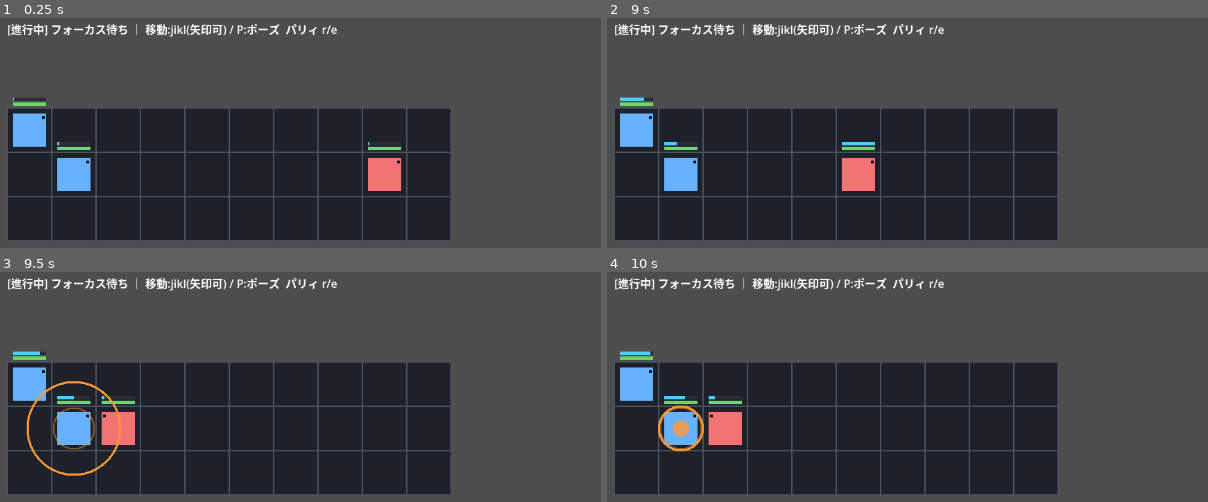
Above: before the commit, frames 1-4 (two rows, left to right).
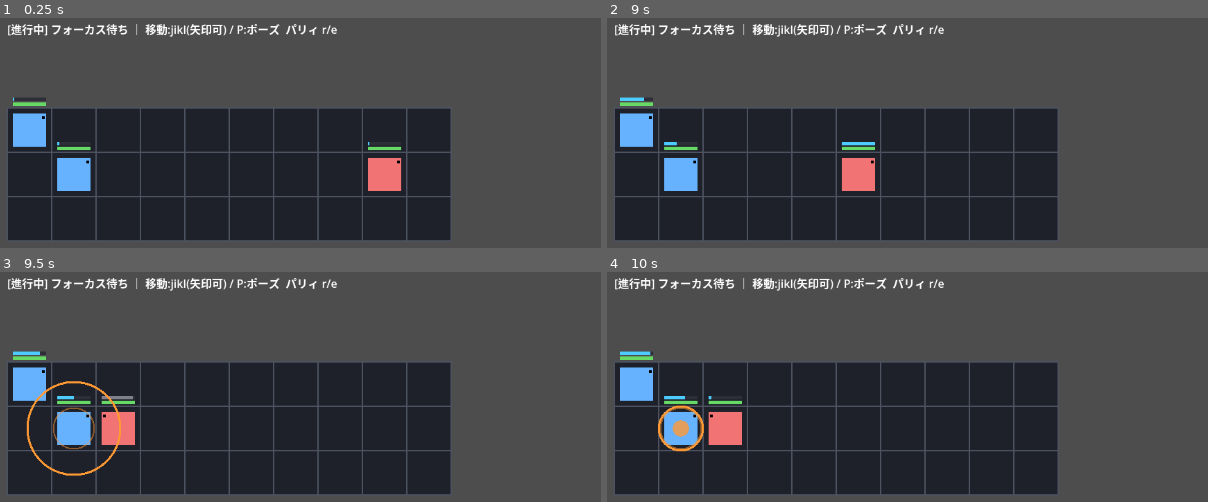
Above: after the commit, the same moments.

Repository: kyamamoto5963/5001_KeyInputGame
Game: Godot game, scene res://scenes/battle/battle.tscn
Same seed, same stepped clock (60 frames per second), same inputs: the game is played once before the commit and once after it.
Inputs:
- Up to frame 1 (0.25 s): no input
- Up to frame 2 (9 s): tap Enter (confirm) at 0.5, 1.25, 1.35, 2, 2.75, 3.5, 5 s; hold Right (move_right) 0.53-1.28 s; tap W (end_turn) at 0.6, 1.55, 2.1, 3.05, 3.8, 4.55, 5.3, 6.05, 6.8, 7.55, 8.3 s; tap Space at 0.77, 1.52, 3.02, 3.77, 4.52, 6.02, 6.77, 7.52 s; hold Down (move_down) 1.28-2.03 s; hold Right (move_right) 2.03-2.78 s; hold Up (move_up) 2.78-3.53 s; tap Q (face) at 2.85 s; hold Left (move_left) 3.53-5.03 s; tap R (parry_attack) at 3.6 s; tap Escape (cancel) at 4.15 s; tap I at 4.35 s; hold Down (move_down) 5.03-5.78 s; tap K at 5.1 s; hold Right (move_right) 5.78-6.53 s; tap J at 5.85 s; hold Up (move_up) 6.53-7.28 s; tap L at 6.6 s; hold Right (move_right) 7.28-8.03 s; tap H at 7.35 s; hold Down (move_down) 8.03-8.78 s; tap Keypad Enter at 8.1 s; hold Left (move_left) from 8.78 s (still down); tap Backspace at 8.85 s
- Up to frame 3 (9.5 s): keep holding Left (move_left); tap Space at 9.02 s; tap W (end_turn) at 9.05 s
- Up to frame 4 (10 s): release Left (move_left) at 9.53 s; hold Up (move_up) from 9.53 s (still down); tap 1 at 9.6 s; tap Space at 9.77 s; tap W (end_turn) at 9.8 s

Frames 1-2 are identical in both runs. In frame 3, less than 0.1% of the frame differs, in the area x 16-23%, y 53-56%; in frame 4, less than 0.1%.

Commit message:
feat(battle): スキル後の硬直(RECOVER)＝アクション中はATBを止めて待機
要望対応。スキル発動後、アクション再生時間ぶん硬直し、その間ATBを蓄積しない
（=アクション中は待機）。硬直明けでウェイトに戻り0%から蓄積。スモーク4種PASS。

- SkillData: recover_time（硬直＝アクション再生時間。§6「発動時間」）を追加。
  slash0.4/helm0.8/staff0.4/fireball0.7/tackle0.5。
- BattleUnit: recover_left/recover_total を追加（RECOVER状態は列挙済み）。
- ATBSystem: reset_after_turn を begin_recover（スキル使用→RECOVER・ATB停止）と
  reset_pass（パス→WAIT・20%・硬直なし）に分割。advance はRECOVER中ATBを止め、
  明けたらWAITへ。
- BattleManager: _perform_skill の最後で使用者を begin_recover。味方は _execute、
  敵は take_turn 後に未使用ならパス。フォーカス後始末は _clear_focus に分離。
- battle.gd: 硬直中はATBバーを灰色の進捗で表示（アクション再生＝ATB停止が見える）。

tests/skill_turn_smoke: スキル後はRECOVERでATB0、硬直中は溜まらない、硬直明けで
再フォーカスを検証。

Co-Authored-By: Claude Opus 4.8 <noreply@anthropic.com>

Diff:
--- a/dev/data/skills/fireball.tres
+++ b/dev/data/skills/fireball.tres
@@ -12,6 +12,7 @@
 id = &"fireball"
 display_name = "ファイアボール"
 range = 3
+recover_time = 0.7
 mana_cost = 4
 cooltime = 3.0
 parry_kind = 1
--- a/dev/data/skills/helm_split.tres
+++ b/dev/data/skills/helm_split.tres
@@ -11,6 +11,7 @@
 script = ExtResource("2_4fkmv")
 id = &"helm_split"
 display_name = "兜割"
+recover_time = 0.8
 mana_cost = 3
 cooltime = 4.0
 effects = Array[ExtResource("1_rki1k")]([SubResource("Resource_4fwm5")])
--- a/dev/data/skills/slash.tres
+++ b/dev/data/skills/slash.tres
@@ -11,5 +11,6 @@
 script = ExtResource("2_xdkah")
 id = &"slash"
 display_name = "斬りつけ"
+recover_time = 0.4
 cooltime = 1.0
 effects = Array[ExtResource("1_q5137")]([SubResource("Resource_h77mp")])
--- a/dev/data/skills/staff.tres
+++ b/dev/data/skills/staff.tres
@@ -11,5 +11,6 @@
 script = ExtResource("2_ny8vd")
 id = &"staff"
 display_name = "杖打ち"
+recover_time = 0.4
 cooltime = 1.0
 effects = Array[ExtResource("1_w5gkn")]([SubResource("Resource_wu4t5")])
--- a/dev/scenes/battle/battle.gd
+++ b/dev/scenes/battle/battle.gd
@@ -219,12 +219,16 @@
 		draw_rect(Rect2(base + Vector2(1, 1), Vector2(CELL_PX - 2, CELL_PX - 2)),
 			Color(1.0, 0.3, 0.3), false, 4.0 if is_cur else 1.5)
 
-	# ATBバー（上）
+	# ATBバー（上）。硬直中はアクション再生＝ATB停止を灰色の進捗で示す。
 	var atb_bg := Rect2(base + Vector2(m, -ATB_BAR_H - HP_BAR_H - 5.0), Vector2(CELL_PX - 2.0 * m, ATB_BAR_H))
 	draw_rect(atb_bg, Color(0.18, 0.18, 0.22), true)
-	var atb_ratio := clampf(unit.atb / BattleUnit.ATB_FULL, 0.0, 1.0)
-	var atb_col := Color(0.3, 0.8, 1.0) if unit.state == BattleUnit.State.WAIT else Color(1.0, 0.85, 0.3)
-	draw_rect(Rect2(atb_bg.position, Vector2(atb_bg.size.x * atb_ratio, atb_bg.size.y)), atb_col, true)
+	if unit.state == BattleUnit.State.RECOVER:
+		var rec := 0.0 if unit.recover_total <= 0.0 else 1.0 - unit.recover_left / unit.recover_total
+		draw_rect(Rect2(atb_bg.position, Vector2(atb_bg.size.x * rec, atb_bg.size.y)), Color(0.5, 0.5, 0.55), true)
+	else:
+		var atb_ratio := clampf(unit.atb / BattleUnit.ATB_FULL, 0.0, 1.0)
+		var atb_col := Color(0.3, 0.8, 1.0) if unit.state == BattleUnit.State.WAIT else Color(1.0, 0.85, 0.3)
+		draw_rect(Rect2(atb_bg.position, Vector2(atb_bg.size.x * atb_ratio, atb_bg.size.y)), atb_col, true)
 
 	# HPバー（ATBの下）
 	var hp_bg := Rect2(base + Vector2(m, -HP_BAR_H - 3.0), Vector2(CELL_PX - 2.0 * m, HP_BAR_H))
--- a/dev/scripts/atb_system.gd
+++ b/dev/scripts/atb_system.gd
@@ -27,8 +27,15 @@
 	if dt <= 0.0:
 		return
 	for unit in _units:
+		if unit.state == BattleUnit.State.RECOVER:
+			# 硬直中は ATB を止める（=アクション中は待機）。明けたらウェイトへ。
+			unit.recover_left -= dt
+			if unit.recover_left <= 0.0:
+				unit.recover_left = 0.0
+				unit.set_state(BattleUnit.State.WAIT)
+			continue
 		if unit.state != BattleUnit.State.WAIT:
-			continue  # アクティブ/行動中/死亡などは蓄積しない
+			continue  # アクティブ/死亡などは蓄積しない
 		unit.atb = minf(BattleUnit.ATB_FULL, unit.atb + unit.atb_speed * dt)
 		if unit.atb >= BattleUnit.ATB_FULL:
 			unit.atb = BattleUnit.ATB_FULL
@@ -36,8 +43,18 @@
 			unit_became_active.emit(unit)
 
 
-## 行動を終えたユニットをウェイトへ戻す。ATB再開位置は終わり方で変わる（§1.5）。
-## used_skill: スキルを使った=0%から / 使わず終了(パス)=20%から。
-func reset_after_turn(unit: BattleUnit, used_skill: bool) -> void:
-	unit.atb = 0.0 if used_skill else PASS_RESTART * BattleUnit.ATB_FULL
+## スキルを使ったユニットを硬直（RECOVER）へ。ATBは0でこの間止まり、明けてからWAITで蓄積開始（§1.5）。
+## recover_time<=0 なら即WAIT（0%から蓄積）。
+func begin_recover(unit: BattleUnit, recover_time: float) -> void:
+	unit.atb = 0.0
+	unit.recover_total = maxf(0.0, recover_time)
+	unit.recover_left = unit.recover_total
+	unit.set_state(BattleUnit.State.RECOVER if unit.recover_left > 0.0 else BattleUnit.State.WAIT)
+
+
+## スキル未使用で終了（パス）したユニットをウェイトへ。硬直なし・次ATBは20%から（§1.5）。
+func reset_pass(unit: BattleUnit) -> void:
+	unit.atb = PASS_RESTART * BattleUnit.ATB_FULL
+	unit.recover_left = 0.0
+	unit.recover_total = 0.0
 	unit.set_state(BattleUnit.State.WAIT)
--- a/dev/scripts/battle_manager.gd
+++ b/dev/scripts/battle_manager.gd
@@ -75,7 +75,8 @@
 		# 敵: その場で1ターンを完結（接近→攻撃 or パス）。判断はこの満了の瞬間だけ（§8）。
 		enemy_turn.emit(unit)
 		var used := ai.take_turn(unit, units, grid, skill, rng, _perform_skill)
-		atb.reset_after_turn(unit, used)  # 攻撃した=0% / パス=20%
+		if not used:
+			atb.reset_pass(unit)  # パス=20%（スキル使用時の硬直は _perform_skill が設定済み）
 		_check_battle_end()
 
 
@@ -155,20 +156,22 @@
 	targets = []
 
 
-## 行動終了（パス・`w`）。スキル未使用なので used_skill=false（次ATB 20%・§1.5）。
+## 行動終了（パス・`w`）。スキル未使用 → 硬直なし・次ATB 20%（§1.5）。
 func end_turn() -> void:
 	if not _can_command():
 		return
-	_end_focus_turn(false)
+	var ending := focus
+	_clear_focus()
+	atb.reset_pass(ending)
 
 
 func _execute(slot: int, target: BattleUnit) -> void:
-	_perform_skill(focus, slot, target)
-	# スキルを使ったターン → ATB 0% で終了（§1.5）。
-	_end_focus_turn(true)
-
-
-## スキル発動の共通経路（味方・敵とも）。コストを確定し、効果を即時 or パリィ予告つきで放つ。
+	_perform_skill(focus, slot, target)  # ここで使用者は硬直(RECOVER)に入る
+	_clear_focus()
+
+
+## スキル発動の共通経路（味方・敵とも）。コストを確定し、効果を即時 or パリィ予告つきで放ち、
+## 使用者を硬直（RECOVER）へ。硬直中はATBが止まる（=アクション中は待機・§1.5）。
 ## 敵→味方の攻撃だけ予告（パリィ可能）にする。味方の攻撃や回復は即時（敵はパリィしない）。
 func _perform_skill(caster: BattleUnit, slot: int, target: BattleUnit) -> void:
 	var sdata := skill.slot_skill(caster, slot)
@@ -178,6 +181,7 @@
 	else:
 		skill.apply_effects(caster, sdata, target, grid)
 		_check_battle_end()
+	atb.begin_recover(caster, sdata.recover_time)
 
 
 ## パリィ入力（kind=SkillData.ParryKind）。独立リアルタイムなのでターン状態に関係なく走る。
@@ -200,13 +204,12 @@
 	inc.target.atb = minf(BattleUnit.ATB_FULL, inc.target.atb + 0.1)
 
 
-func _end_focus_turn(used_skill: bool) -> void:
-	var ending := focus
+## フォーカスとターン入力状態を畳む（ATBの後始末は呼び出し側＝硬直 or パス）。
+func _clear_focus() -> void:
 	focus = null
 	turn_phase = TurnPhase.NONE
 	targets = []
 	selected_slot = -1
-	atb.reset_after_turn(ending, used_skill)  # ウェイトへ
 	focus_changed.emit(null)
 	# 次のアクティブへは次フレームの _ensure_focus が回す。
 
--- a/dev/scripts/battle_unit.gd
+++ b/dev/scripts/battle_unit.gd
@@ -40,6 +40,10 @@
 var move_range: int = 3            # 1ターンに動けるマス数（メンバー固有・§2）
 var facing: int = 1               # 向き: -1=左 / +1=右（左右のみ・§6）
 
+# 硬直（RECOVER状態）の残り/総時間。スキル発動後この間 ATB を止める（=アクション中は待機）。
+var recover_left: float = 0.0
+var recover_total: float = 0.0
+
 # 編成: a/s/d/f に割り当てた4スキル（通常攻撃もスキル）。cool は各スロットの残りクールタイム。
 var loadout: Array[SkillData] = []
 var cool: Array[float] = []
--- a/dev/scripts/skill_data.gd
+++ b/dev/scripts/skill_data.gd
@@ -16,6 +16,7 @@
 @export var shape_size: int = 1     # 直線N / 範囲N×N の N（今スライスは SINGLE のみ運用）
 @export var needs_direction: bool = false
 @export var cast_time: float = 0.0  # 0=即時。>0 は詠唱中を経る（今スライスは0のみ・§5未決定のため）
+@export var recover_time: float = 0.5  # 硬直＝アクション再生時間。発動後この間ATBは止まる（待機）
 @export var mana_cost: int = 0
 @export var cooltime: float = 0.0
 @export var parry_kind: ParryKind = ParryKind.ATTACK  # 通常攻撃=ATTACK(r) / 魔法等=SKILL(e)
--- a/dev/tests/skill_turn_smoke.gd
+++ b/dev/tests/skill_turn_smoke.gd
@@ -13,7 +13,7 @@
 
 	var ally := BattleUnit.new(0, "ally", BattleUnit.Team.ALLY, 1.0)  # 満了1.0s
 	ally.max_hp = 30; ally.hp = 30; ally.max_mana = 10; ally.mana = 10; ally.move_range = 5
-	ally.equip([_slash(12, 1, 0, 0.5)] as Array[SkillData])
+	ally.equip([_slash(12, 1, 0, 0.5, 0.3)] as Array[SkillData])
 
 	var enemy := BattleUnit.new(1, "enemy", BattleUnit.Team.ENEMY, 0.001)  # ほぼ動かない
 	enemy.max_hp = 20; enemy.hp = 20
@@ -42,11 +42,16 @@
 	_check(mgr.turn_phase == BattleManager.TurnPhase.TARGETING and mgr.targets.size() == 1, "対象候補1体")
 	mgr.confirm_target()
 	_check(enemy.hp == 8, "ダメージ適用 20-12=8")
-	_check(ally.state == BattleUnit.State.WAIT and is_equal_approx(ally.atb, 0.0), "スキル使用→ATB0%でウェイト")
+	_check(ally.state == BattleUnit.State.RECOVER and is_equal_approx(ally.atb, 0.0), "スキル使用→硬直(RECOVER)でATB停止")
+	_check(ally.recover_left > 0.0, "硬直時間が入る")
 	_check(ally.cool[0] > 0.0, "クールタイムが入る")
 
-	# クールタイム経過＋再蓄積でフォーカスが戻り、2撃目で撃破→勝利。
-	_run(mgr, 1.1, 0.05)
+	# 硬直中（0.3のうち0.2経過）はATBが溜まらない＝アクション中は待機。
+	_run(mgr, 0.2, 0.05)
+	_check(ally.state == BattleUnit.State.RECOVER and is_equal_approx(ally.atb, 0.0), "硬直中はATBが進まない")
+
+	# 硬直明け＋再蓄積でフォーカスが戻り、2撃目で撃破→勝利。
+	_run(mgr, 1.45, 0.05)
 	_check(mgr.focus == ally, "再びフォーカス")
 	_check(is_equal_approx(ally.cool[0], 0.0), "クールタイムが明けている")
 	_check(mgr.select_skill(0), "2撃目を選択")
@@ -61,7 +66,7 @@
 	quit(0 if _fail == 0 else 1)
 
 
-func _slash(dmg: int, reach: int, mana: int, cool: float) -> SkillData:
+func _slash(dmg: int, reach: int, mana: int, cool: float, recover: float) -> SkillData:
 	var s := SkillData.new()
 	s.id = "slash"
 	s.display_name = "slash"
@@ -69,6 +74,7 @@
 	s.range = reach
 	s.mana_cost = mana
 	s.cooltime = cool
+	s.recover_time = recover
 	var e := SkillEffect.new()
 	e.type = SkillEffect.Type.DAMAGE
 	e.amount = dmg
--- a/dev/tools/gen_skills.gd
+++ b/dev/tools/gen_skills.gd
@@ -12,12 +12,13 @@
 
 	var atk := SkillData.ParryKind.ATTACK
 	var spell := SkillData.ParryKind.SKILL
+	# 引数: id, 表示名, 射程, マナ, クールタイム, ダメージ, パリィ種別, 硬直(アクション再生時間)
 	var skills := [
-		_mk("slash", "斬りつけ", 1, 0, 1.0, 12, atk),
-		_mk("helm_split", "兜割", 1, 3, 4.0, 22, atk),
-		_mk("staff", "杖打ち", 1, 0, 1.0, 8, atk),
-		_mk("fireball", "ファイアボール", 3, 4, 3.0, 18, spell),
-		_mk("tackle", "体当たり", 1, 0, 1.5, 9, atk),  # 雑魚の近接（敵用・r でパリィ）
+		_mk("slash", "斬りつけ", 1, 0, 1.0, 12, atk, 0.4),
+		_mk("helm_split", "兜割", 1, 3, 4.0, 22, atk, 0.8),
+		_mk("staff", "杖打ち", 1, 0, 1.0, 8, atk, 0.4),
+		_mk("fireball", "ファイアボール", 3, 4, 3.0, 18, spell, 0.7),
+		_mk("tackle", "体当たり", 1, 0, 1.5, 9, atk, 0.5),  # 雑魚の近接（敵用・r でパリィ）
 	]
 	for s in skills:
 		var path: String = OUT_DIR + String(s.id) + ".tres"
@@ -29,7 +30,7 @@
 	quit()
 
 
-func _mk(id: String, disp: String, reach: int, mana: int, cool: float, dmg: int, parry_kind: SkillData.ParryKind) -> SkillData:
+func _mk(id: String, disp: String, reach: int, mana: int, cool: float, dmg: int, parry_kind: SkillData.ParryKind, recover: float) -> SkillData:
 	var s := SkillData.new()
 	s.id = id
 	s.display_name = disp
@@ -39,6 +40,7 @@
 	s.mana_cost = mana
 	s.cooltime = cool
 	s.parry_kind = parry_kind
+	s.recover_time = recover
 	var e := SkillEffect.new()
 	e.type = SkillEffect.Type.DAMAGE
 	e.amount = dmg
